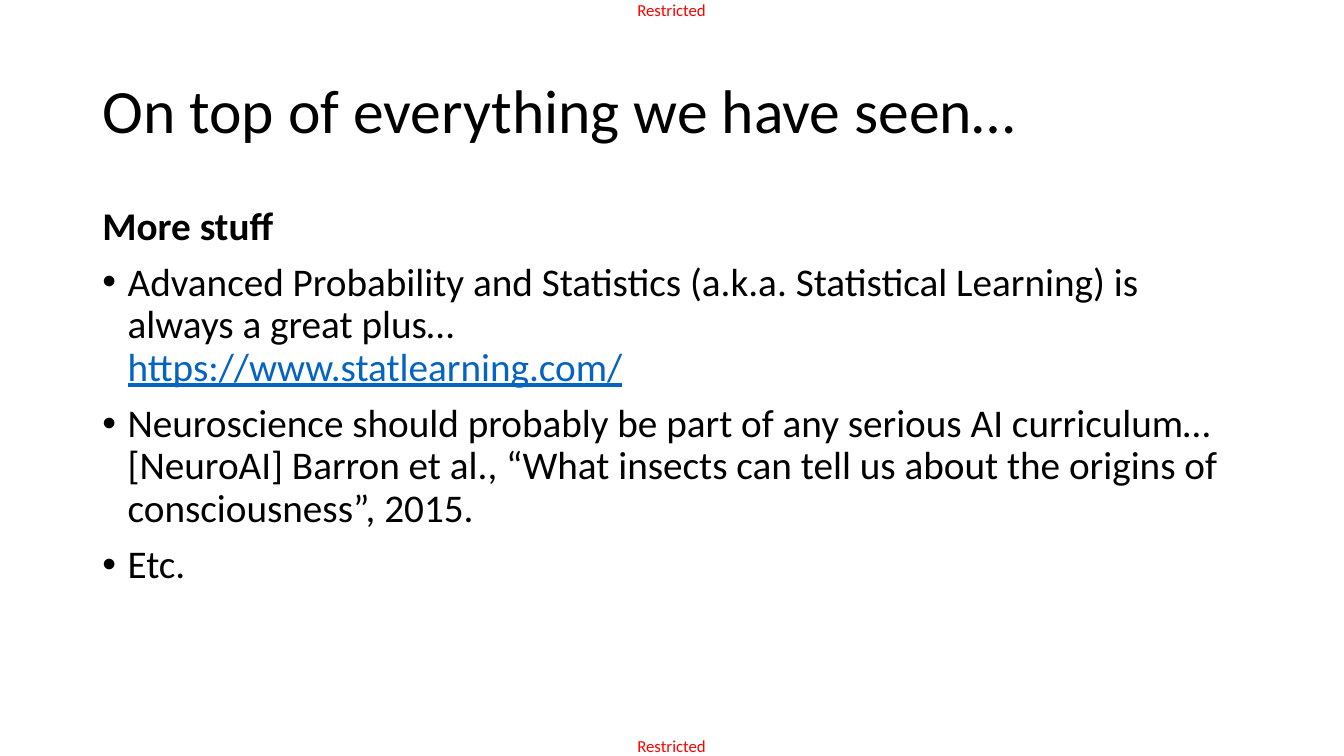
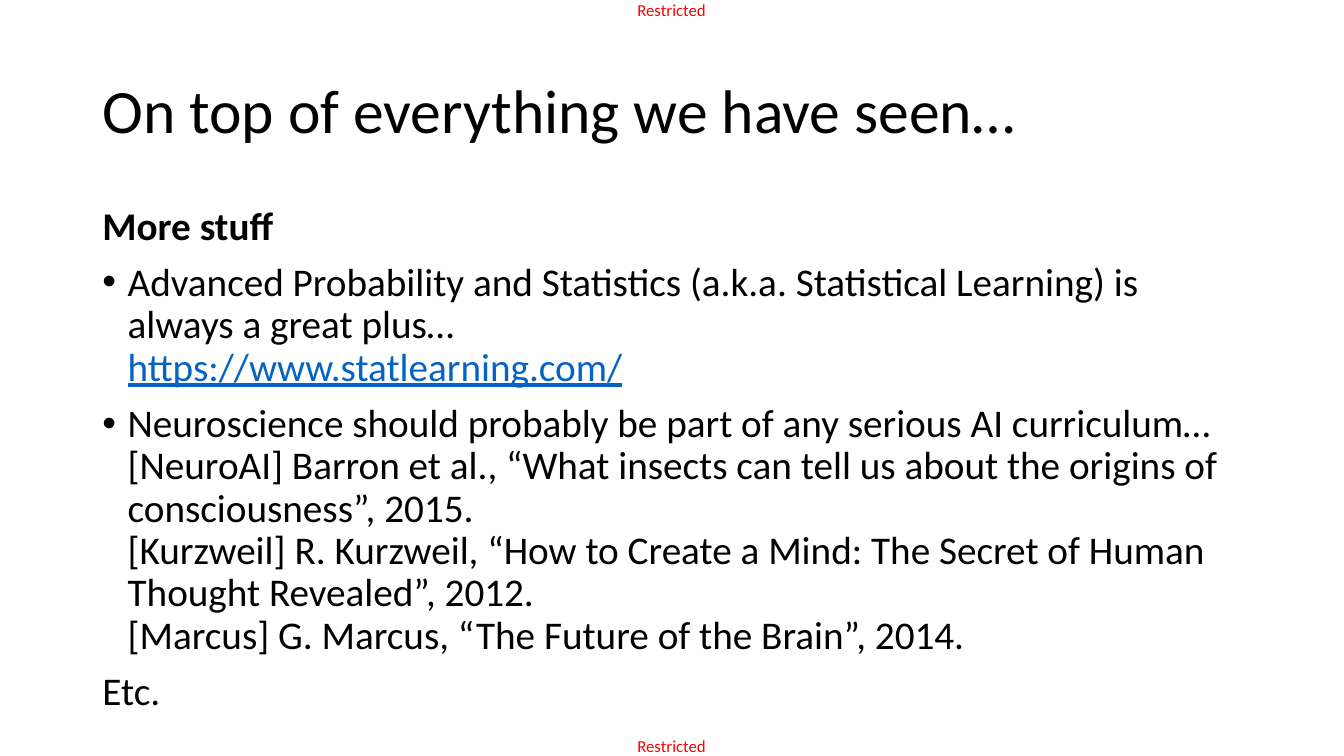
Before and after one commit to matthieudemari/SUTD_DL_50_039, a slide deck: slide 19 of W12/3. W12S3 final/W12S3.pptx. Drawn at 1344x756 pixels with LibreOffice and Linux fonts; fonts in the diff are those of the drawing. Boxes give left, top, right and bottom in pixels: in the first picture for what was removed or moved away, otherwise in the second. Text is boxed around its words. In the diff, an @@ line names an element or a change of style, - is before the commit and + after.

```diff
--- a/W12/3. W12S3 final/W12S3.pptx
+++ b/W12/3. W12S3 final/W12S3.pptx
@@ text at [128,409,1217,655]: text changed @@
-• Neuroscience should probably be part of any serious AI curriculum…
-  [NeuroAI] Barron et al., “What insects can tell us about the origins of consciousness”, 2015.
+• Neuroscience should probably be part of any serious AI curriculum…
+  [NeuroAI] Barron et al., “What insects can tell us about the origins of consciousness”, 2015.
+  [Kurzweil] R. Kurzweil, “How to Create a Mind: The Secret of Human Thought Revealed”, 2012.
+  [Marcus] G. Marcus, “The Future of the Brain”, 2014.
@@ text at [102,680,160,706]: bullet • to none @@
```
Also in this commit, not shown: 12 other slides changed, 3 slides added, 6 other files.
